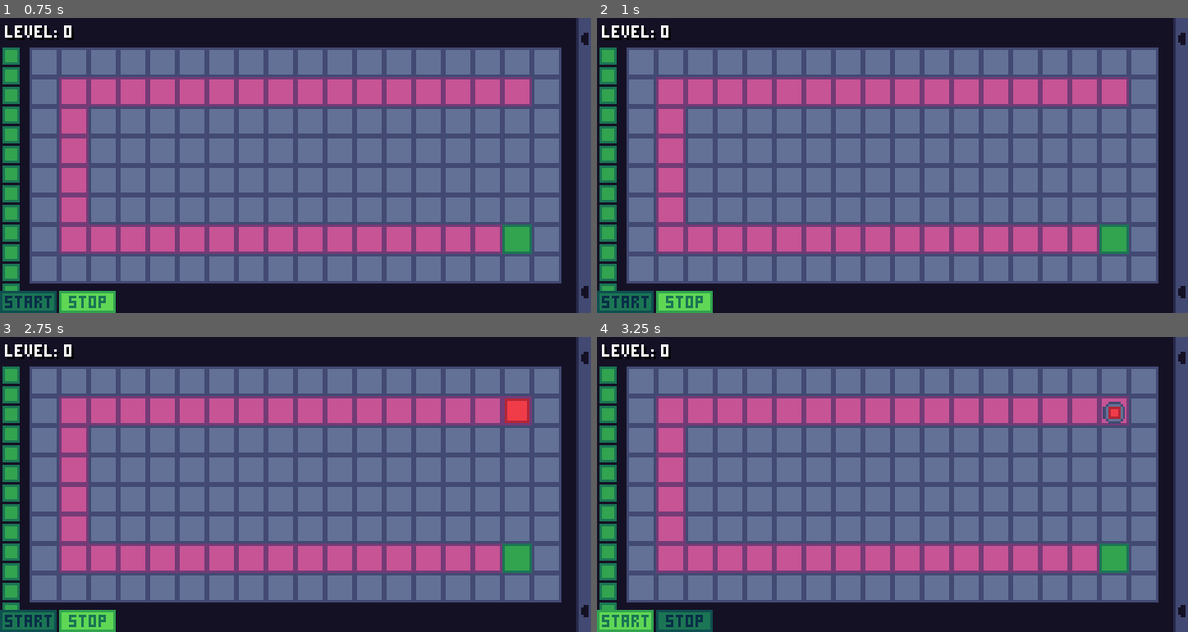
Above: before the commit, frames 1-4 (two rows, left to right).
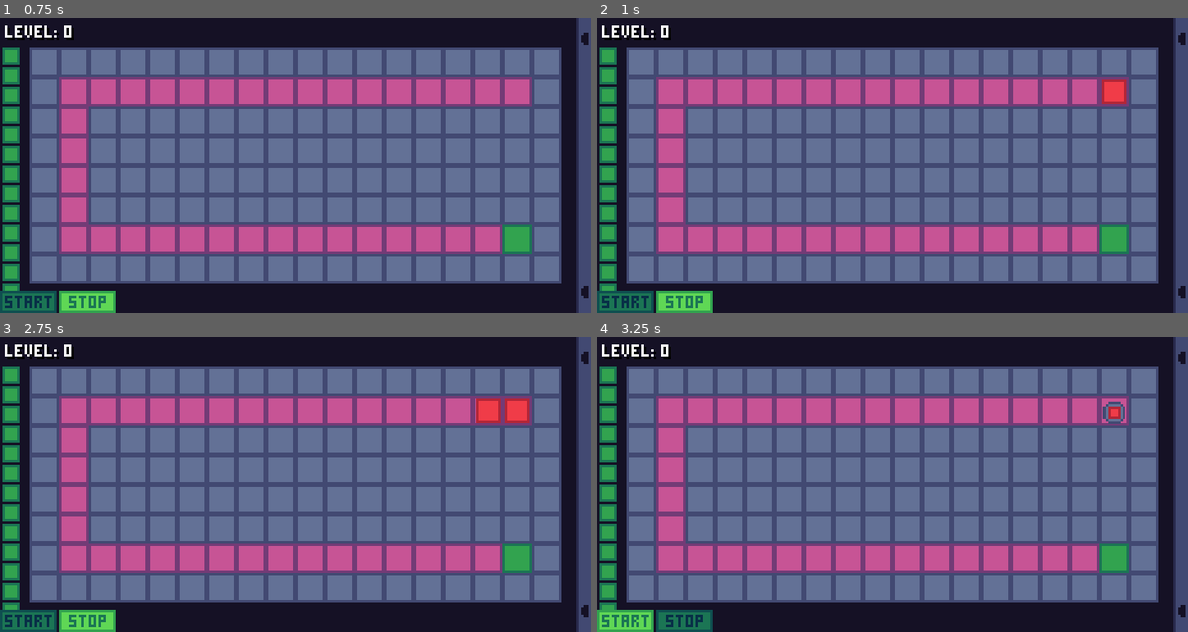
Above: after the commit, the same moments.

Repository: mariothedog/brackeys-game-jam
Game: Godot game, scene res://main/main.tscn
Same seed, same stepped clock (60 frames per second), same inputs: the game is played once before the commit and once after it.
Inputs (mouse positions are in pixels of both pictures, inside the frame that each line leads up to):
- Up to frame 1 (0.75 s): click (29, 301) at 0.5 s
- Up to frame 2 (1 s): no input
- Up to frame 3 (2.75 s): click (88, 620) at 1.25 s; click (29, 620) at 2 s
- Up to frame 4 (3.25 s): click (685, 620) at 2.75 s

Frame 1 is identical in both runs. In frame 2, 0.3% of the frame differs, in the area x 85-90%, y 20-30%; in frame 3, 0.3%; in frame 4, nothing differs.

Commit message:
Make the step rate faster

Diff:
--- a/src/main/main.gd
+++ b/src/main/main.gd
@@ -2,7 +2,7 @@
 
 const FORMAT_LEVEL_PATH := "res://levels/resources/level_%s.tres"
 const FORMAT_LEVEL_LABEL := "level: %s"
-const STEP_RATE := 1.0
+const STEP_RATE := 0.5
 const ENEMY_STEP_TO_TURRET_STEP_RATIO := 2
 
 export var level_num := 1
